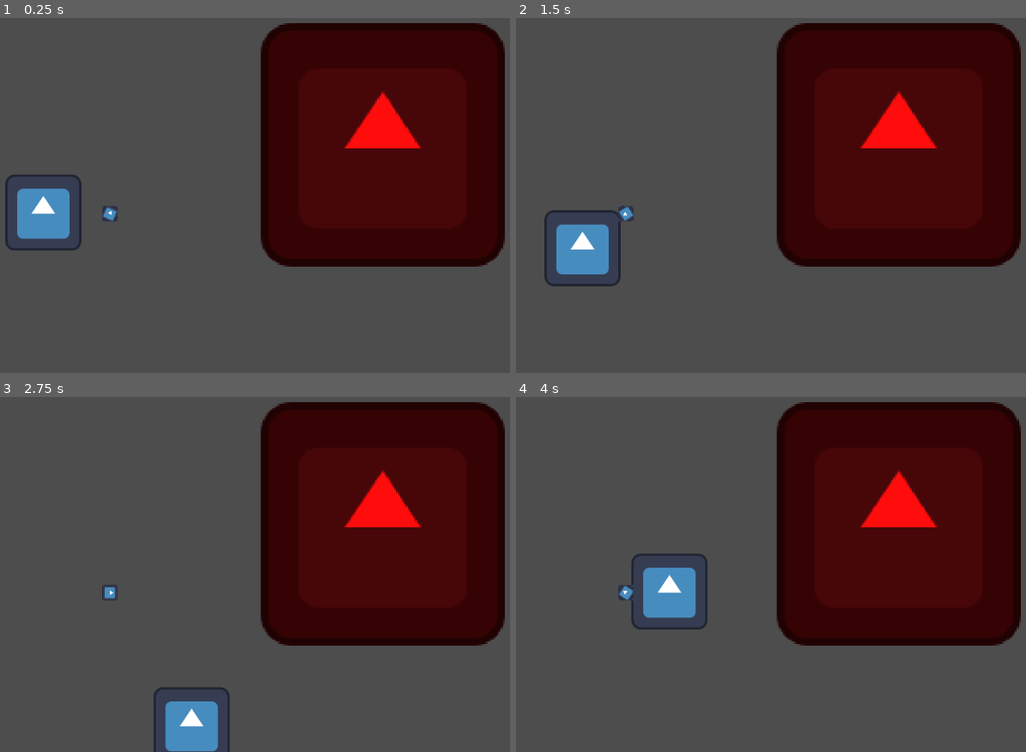
Above: before the commit, frames 1-4 (two rows, left to right).
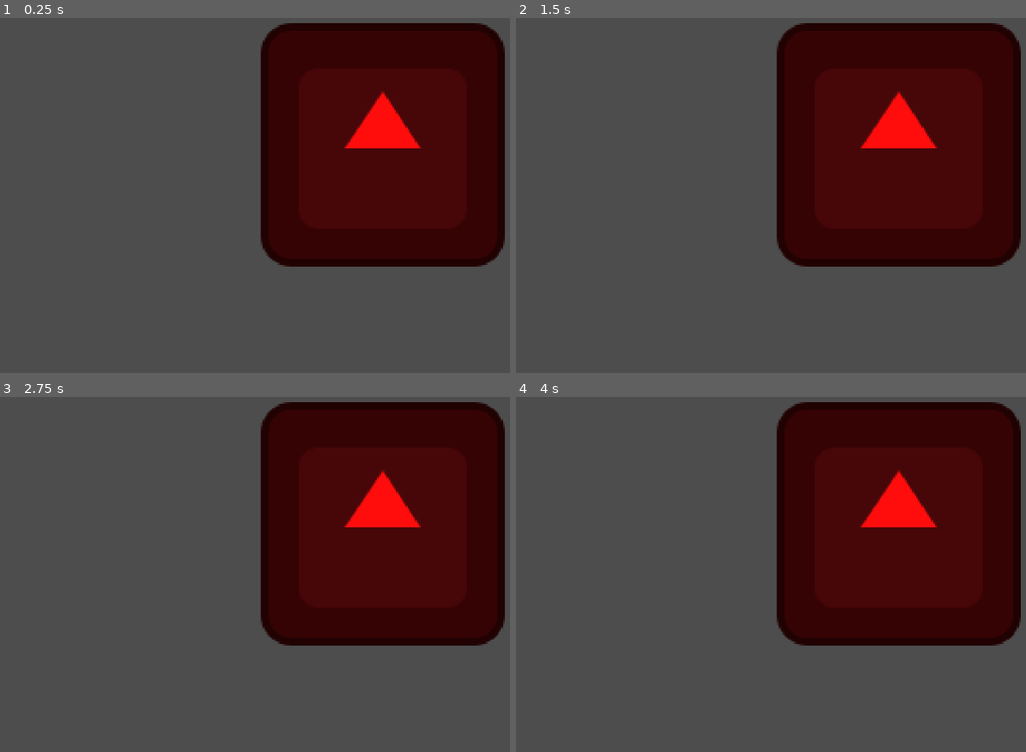
Above: after the commit, the same moments.

Repository: JJPSeno/ScalingGMTKJam
Game: Godot game, scene res://Levels/vert_slice.tscn
The game is run twice, just before and just after one commit, with the same random seed, the same clock (stepped at 60 frames per second) and the same inputs. The project has no main scene, so this scene is started directly. The engine's default icon, where the game draws it, is replaced by a stand-in: a white triangle on a blue panel in a dark square.
Inputs:
- Up to frame 1 (0.25 s): no input
- Up to frame 2 (1.5 s): tap Enter at 0.5 s; hold D (right) 0.53-1.28 s; tap Space at 1.25 s; hold S (down) from 1.28 s (still down)
- Up to frame 3 (2.75 s): release S (down) at 2.03 s; hold D (right) from 2.03 s (still down)
- Up to frame 4 (4 s): release D (right) at 2.78 s; hold W (up) 2.78-3.53 s; hold A (left) from 3.53 s (still down)

The runs differ from the first frame. In frame 1, 1.9% of the frame differs, in the area x 1-24%, y 44-66%; in frame 2, 1.9%; in frame 3, 1.9%; in frame 4, 1.9%.

Commit message:
added popup text scene

Diff:
--- a/Cards/card.tscn
+++ b/Cards/card.tscn
@@ -3,7 +3,12 @@
 [ext_resource type="Script" path="res://Cards/card.gd" id="1_jpkgm"]
 
 [sub_resource type="StyleBoxFlat" id="StyleBoxFlat_q51jr"]
-bg_color = Color(0, 0.786167, 0.89, 1)
+bg_color = Color(0, 0.404822, 0.89, 1)
+border_width_left = 2
+border_width_top = 2
+border_width_right = 2
+border_width_bottom = 2
+border_color = Color(0, 0.786167, 0.89, 1)
 corner_radius_top_left = 8
 corner_radius_top_right = 8
 corner_radius_bottom_right = 8
--- a/Levels/vert_slice.tscn
+++ b/Levels/vert_slice.tscn
@@ -1,18 +1,10 @@
-[gd_scene load_steps=4 format=3 uid="uid://cxgg8uj06o5e3"]
+[gd_scene load_steps=2 format=3 uid="uid://cxgg8uj06o5e3"]
 
-[ext_resource type="PackedScene" uid="uid://c6f01171l21ov" path="res://Player/player.tscn" id="1_wvd8g"]
 [ext_resource type="PackedScene" uid="uid://cvu5yplxtrina" path="res://Boss/boss.tscn" id="2_nkgsw"]
-[ext_resource type="PackedScene" uid="uid://bva07mlsyq55k" path="res://Player_Projectile/player_projectile.tscn" id="3_35g4l"]
 
 [node name="VertSlice" type="Node2D"]
 
 [node name="Camera2D" type="Camera2D" parent="."]
 
-[node name="Player" parent="." instance=ExtResource("1_wvd8g")]
-position = Vector2(-212, 54)
-
 [node name="Boss" parent="." instance=ExtResource("2_nkgsw")]
 position = Vector2(358, -60)
-
-[node name="PlayerProjectile" parent="." instance=ExtResource("3_35g4l")]
-position = Vector2(-100, 56)
--- a/Singleton/game_manager.gd
+++ b/Singleton/game_manager.gd
@@ -1,6 +1,6 @@
 extends Node
 
-@export var isDebug = true
+@export var isDebug := true
 
 func _process(_delta)-> void:
 	if isDebug:
--- /dev/null
+++ b/UI/damage_label_settings.tres
@@ -0,0 +1,6 @@
+[gd_resource type="LabelSettings" load_steps=2 format=3 uid="uid://6mk6jn7s1776"]
+
+[ext_resource type="FontFile" uid="uid://bt13mfbf7jiat" path="res://Assets/Fonts/Gugi-Regular.ttf" id="1_srh3j"]
+
+[resource]
+font = ExtResource("1_srh3j")
--- /dev/null
+++ b/UI/main_ui.tscn
@@ -0,0 +1,3 @@
+[gd_scene format=3 uid="uid://bv10sexfym2kn"]
+
+[node name="MainUI" type="CanvasLayer"]
--- /dev/null
+++ b/UI/popup_text.gd
@@ -0,0 +1,76 @@
+extends Control
+
+@export var local_debug := false
+var damage : int:
+	set = set_damage
+
+var label_settings: LabelSettings = preload("res://UI/damage_label_settings.tres")
+
+#region testing variables
+var cooldown := 0.1
+var TEST_mutable_damage := 9223372036854775807
+#endregion
+
+@onready var label: Label = $Label
+
+func _ready() -> void:
+	if !local_debug:
+		set_damage(2322313123123121100)
+		label.text = format(damage)
+
+
+func _physics_process(delta):
+	if local_debug:
+		run_test(delta)
+
+
+func format(int_damage: int) -> String:
+	var str_damage := String.num_int64(int_damage)
+	var str_len := str_damage.length()
+	var buffer : Array[String]
+	var ret_string : String
+	set_juice_level(str_len)
+
+	while str_len > 0:
+		buffer.push_front(str_damage.right(3))
+		str_damage = str_damage.left(max(str_len-3,0))
+		str_len = str_damage.length()
+
+	ret_string = ",".join(buffer)
+
+	return ret_string
+
+func set_juice_level(length: int) -> void:
+	label_settings.font_size = 16
+	label_settings.font_color = Color.WHITE_SMOKE
+	if length < 3:
+		return
+	elif length < 6:
+		label_settings.font_size = 24
+		label_settings.font_color = Color.LIGHT_SALMON
+	elif length < 9:
+		label_settings.font_size = 32
+		label_settings.font_color = Color.LIGHT_SALMON
+	elif length < 12:
+		label_settings.font_size = 32
+		label_settings.font_color = Color.ORANGE
+	elif length < 15:
+		label_settings.font_size = 40
+		label_settings.font_color = Color.ORANGE_RED
+	elif length < 19:
+		label_settings.font_size = 48
+		label_settings.font_color = Color.ORANGE_RED
+	else:
+		label_settings.font_size = 64
+		label_settings.font_color = Color.RED
+
+
+func set_damage(input_damage: int = 0) -> void:
+	damage = input_damage
+
+func run_test(delta):
+	cooldown -= delta
+	if cooldown <= 0 and TEST_mutable_damage>=0:
+		label.text = format(TEST_mutable_damage)
+		TEST_mutable_damage = max(TEST_mutable_damage / 10, 0)
+		cooldown = 2.0
--- /dev/null
+++ b/UI/popup_text.tscn
@@ -0,0 +1,15 @@
+[gd_scene load_steps=3 format=3 uid="uid://bkgshedt2f77w"]
+
+[ext_resource type="Script" path="res://UI/popup_text.gd" id="1_ghbf1"]
+[ext_resource type="LabelSettings" uid="uid://6mk6jn7s1776" path="res://UI/damage_label_settings.tres" id="2_4ki4w"]
+
+[node name="PopupText" type="Control"]
+layout_mode = 3
+anchors_preset = 0
+script = ExtResource("1_ghbf1")
+
+[node name="Label" type="Label" parent="."]
+layout_mode = 0
+offset_right = 40.0
+offset_bottom = 23.0
+label_settings = ExtResource("2_4ki4w")
Binary file added: assets/Fonts/Gugi-Regular.ttf
Not shown, added: assets/Fonts/Gugi-Regular.ttf.import
Not shown, added: assets/baseballer.png.import
Not shown, added: assets/hero.png.import
